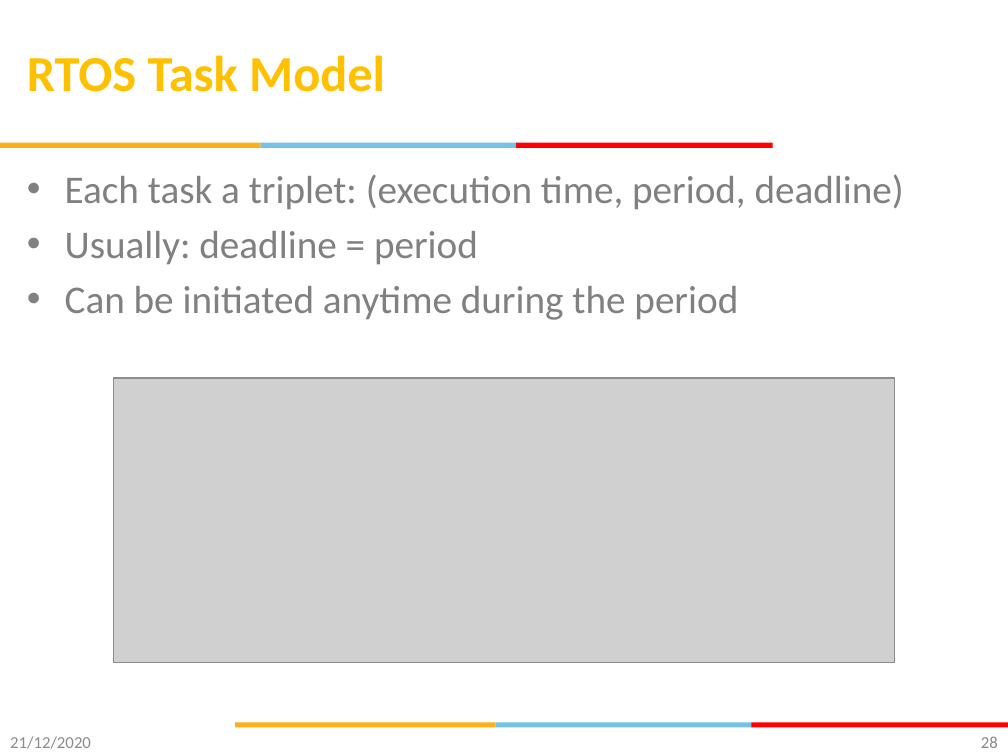
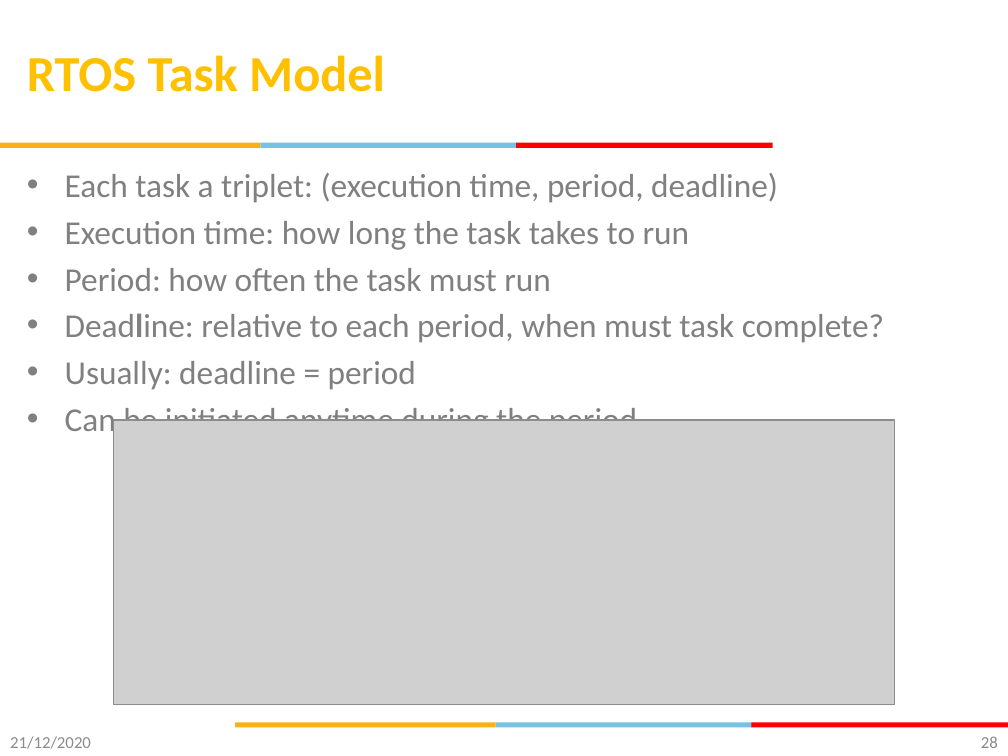
Before and after one commit to gsaurabhr-teaching/csg523-material, a slide deck: slide 28 of Lec-20-22-rtos-scheduling.pptx. Drawn at 1008x756 pixels with LibreOffice and Linux fonts; fonts in the diff are those of the drawing; grey boxes stand for pictures; background and template pictures are left out. Boxes give left, top, right and bottom in pixels: in the first picture for what was removed or moved away, otherwise in the second. Text is boxed around its words. In the diff, an @@ line names an element or a change of style, - is before the commit and + after.

```diff
--- a/Lec-20-22-rtos-scheduling.pptx
+++ b/Lec-20-22-rtos-scheduling.pptx
@@ text at (x1=65, y1=173, x2=778, y2=421): size 28 to 23.8 pt in "Each task a triplet: (execution time, period, ...", "Usually: deadline = period", "Can be initiated anytime during the period" @@
@@ text at (x1=65, y1=221, x2=884, y2=343): paragraphs added @@
+• Execution time: how long the task takes to run
+• Period: how often the task must run
+• Deadline: relative to each period, when must task complete?
@@ picture moved from (x1=114, y1=378, x2=894, y2=662) to (x1=114, y1=420, x2=894, y2=705) @@
```
Also in this commit, not shown: 1 other slide changed, 6 slides added.
